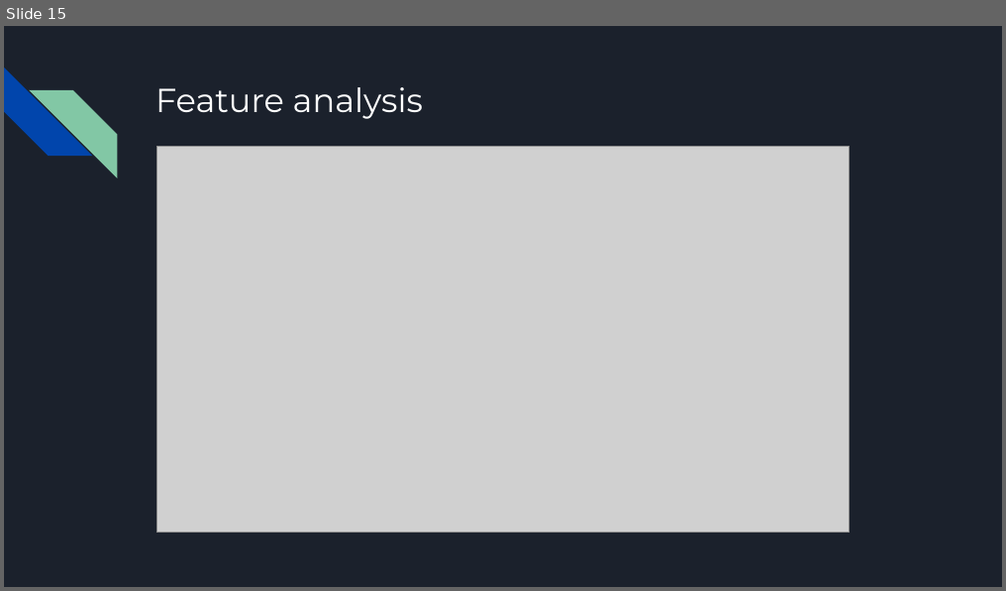
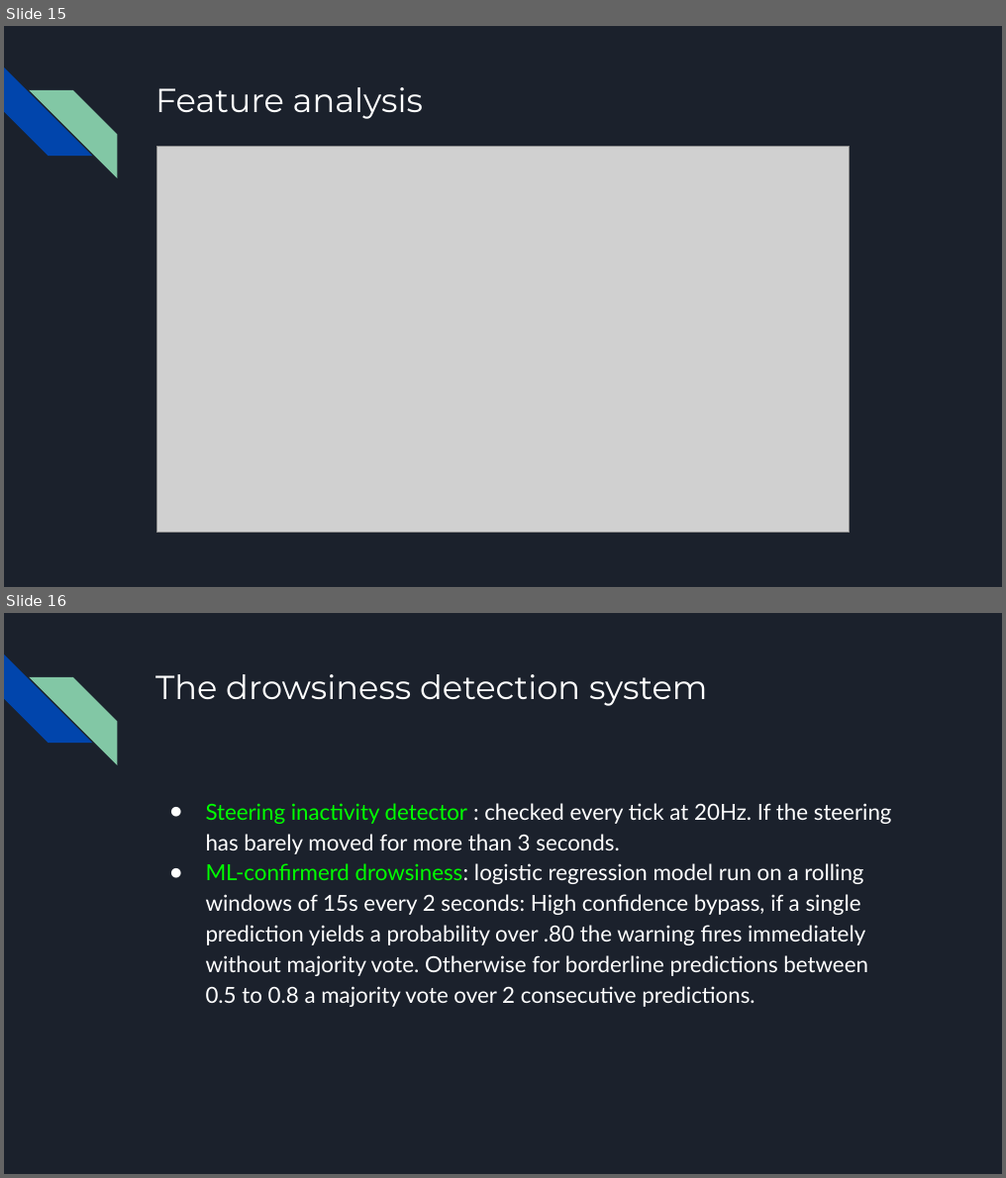
Before and after one commit to markpesic/smartvehicular, a slide deck: SMART VEHICULAR.pptx. Shown one above the other, each under a label of ours: slide 15 before the commit, slides 15 and 16 after it. The pictures are 1006x591 and 1006x1178 pixels, drawn with LibreOffice and Linux fonts; fonts in the diff are those of the drawing; grey boxes stand for pictures. Boxes give left, top, right and bottom in pixels: in the first picture for what was removed or moved away, otherwise in the second. Text is boxed around its words. In the diff, an @@ line names an element or a change of style, - is before the commit and + after.

Commit message:
updated presentation

```diff
--- a/SMART VEHICULAR.pptx
+++ b/SMART VEHICULAR.pptx
@@ slide 16 added at [4, 613, 1002, 1174], background #1B212C; not listed: 2 template elements that a slide beside it also shows @@
@@ title added at [155, 674, 707, 706], 24 pt, text #FFFFFF @@
+The drowsiness detection system
@@ text added at [206, 803, 892, 1007], 16 pt, text #FFFFFF @@
+● Steering inactivity detector : checked every tick at 20Hz. If the steering has barely moved for more than 3 seconds.
+● ML-confirmerd drowsiness: logistic regression model run on a rolling windows of 15s every 2 seconds: High confidence bypass, if a single prediction yields a probability over .80 the warning fires immediately without majority vote. Otherwise for borderline predictions between 0.5 to 0.8 a majority vote over 2 consecutive predictions.
```
